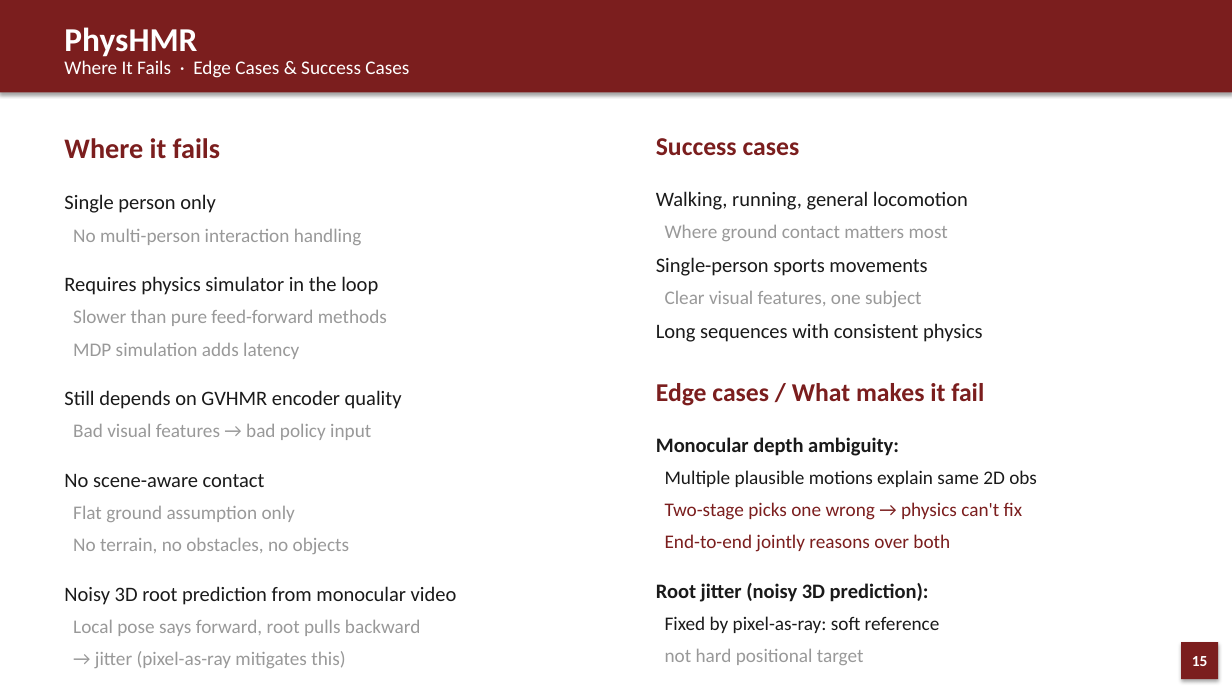
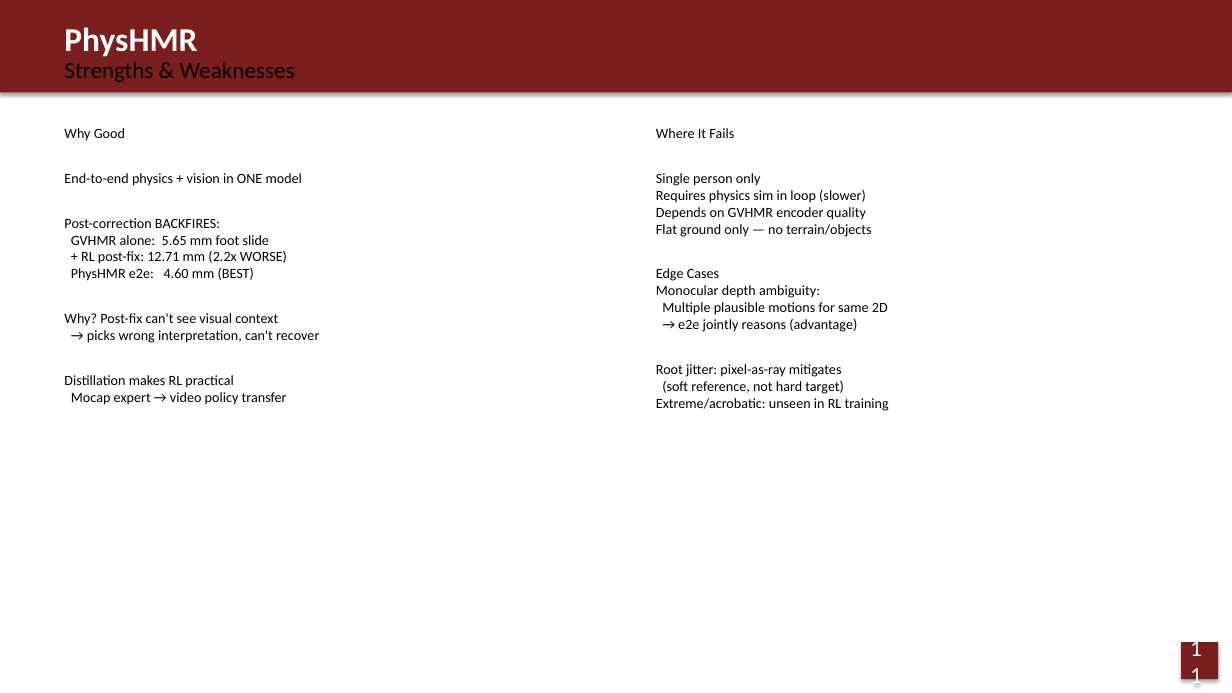
Before and after one commit to JCNTH/Pact3D, a slide deck: slide 11 of Paper_DeepDives.pptx (slide 15 before the commit). Drawn at 1232x693 pixels with LibreOffice and Linux fonts; fonts in the diff are those of the drawing. Boxes give left, top, right and bottom in pixels: in the first picture for what was removed or moved away, otherwise in the second. Text is boxed around its words. In the diff, an @@ line names an element or a change of style, - is before the commit and + after.

```diff
--- a/Paper_DeepDives.pptx
+++ b/Paper_DeepDives.pptx
@@ text at <box>64,62,295,82</box>: text changed; size 15 to 18 pt; text colour #FFFFFF to #000000 @@
-Where It Fails · Edge Cases & Success Cases
+Strengths & Weaknesses
@@ text at <box>64,128,319,405</box>: text changed; size 15 to 11 pt; text colour #999999 to #000000 @@
-Where it fails
-Single person only
-No multi-person interaction handling
-Requires physics simulator in the loop
-Slower than pure feed-forward methods
-MDP simulation adds latency
-Still depends on GVHMR encoder quality
-Bad visual features → bad policy input
-No scene-aware contact
-Flat ground assumption only
-No terrain, no obstacles, no objects
-Noisy 3D root prediction from monocular video
-Local pose says forward, root pulls backward
-→ jitter (pixel-as-ray mitigates this)
+Why Good
+End-to-end physics + vision in ONE model
+Post-correction BACKFIRES:
+GVHMR alone: 5.65 mm foot slide
++ RL post-fix: 12.71 mm (2.2x WORSE)
+PhysHMR e2e: 4.60 mm (BEST)
+Why? Post-fix can't see visual context
+→ picks wrong interpretation, can't recover
+Distillation makes RL practical
+Mocap expert → video policy transfer
@@ text at <box>656,128,871,281</box>: text changed; size 16 to 11 pt; text colour #1A1A1A to #000000 @@
-Success cases
-Walking, running, general locomotion
-Where ground contact matters most
-Single-person sports movements
-Clear visual features, one subject
-Long sequences with consistent physics
-Edge cases / What makes it fail
+Where It Fails
+Single person only
+Requires physics sim in loop (slower)
+Depends on GVHMR encoder quality
+Flat ground only — no terrain/objects
+Edge Cases
@@ text at <box>656,285,820,298</box>: size 16 to 11 pt, text colour #1A1A1A to #000000, bold off in "Monocular depth ambiguity:"; line spacing 22.4pt to 1; less space between paragraphs @@
@@ text at <box>656,302,889,411</box>: text changed; size 15 to 11 pt; text colour #1A1A1A to #000000 @@
-Multiple plausible motions explain same 2D obs
-Two-stage picks one wrong → physics can't fix
-End-to-end jointly reasons over both
-Root jitter (noisy 3D prediction):
-Fixed by pixel-as-ray: soft reference
-not hard positional target
-Extreme / acrobatic motions:
-RL policy may not have seen in training
+Multiple plausible motions for same 2D
+→ e2e jointly reasons (advantage)
+Root jitter: pixel-as-ray mitigates
+(soft reference, not hard target)
+Extreme/acrobatic: unseen in RL training
@@ text in rectangle at <box>1192,656,1208,666</box>: text changed; size 12 to 18 pt; bold off @@
-15
+11
```
Also in this commit, not shown: 16 other slides changed, 5 slides removed.
